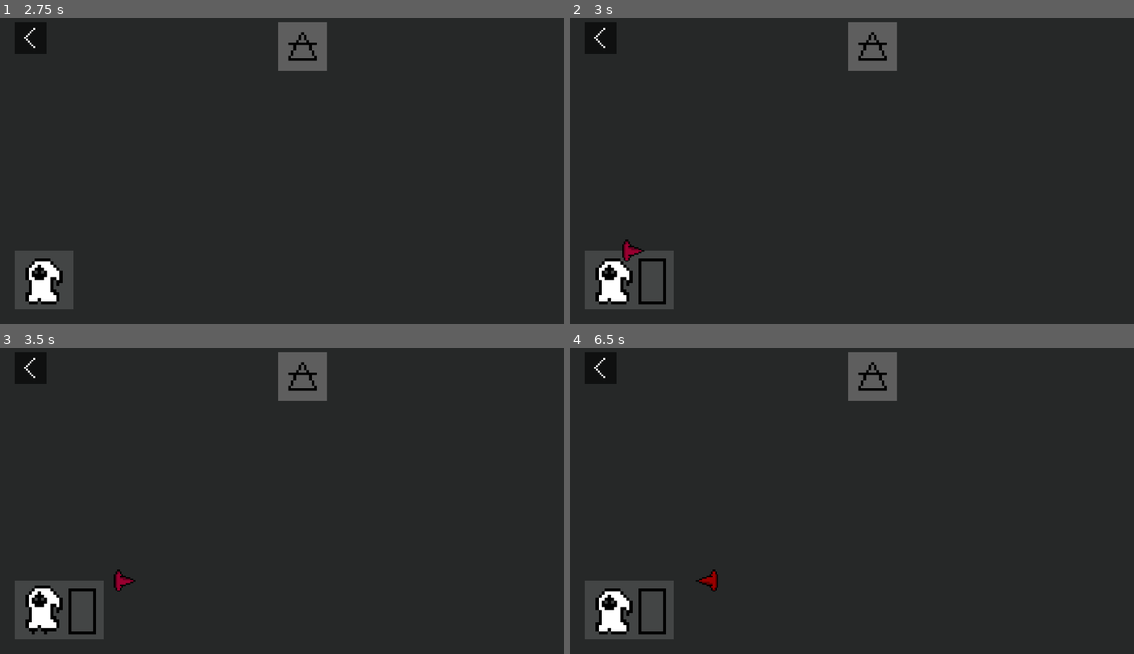
Above: before the commit, frames 1-4 (two rows, left to right).
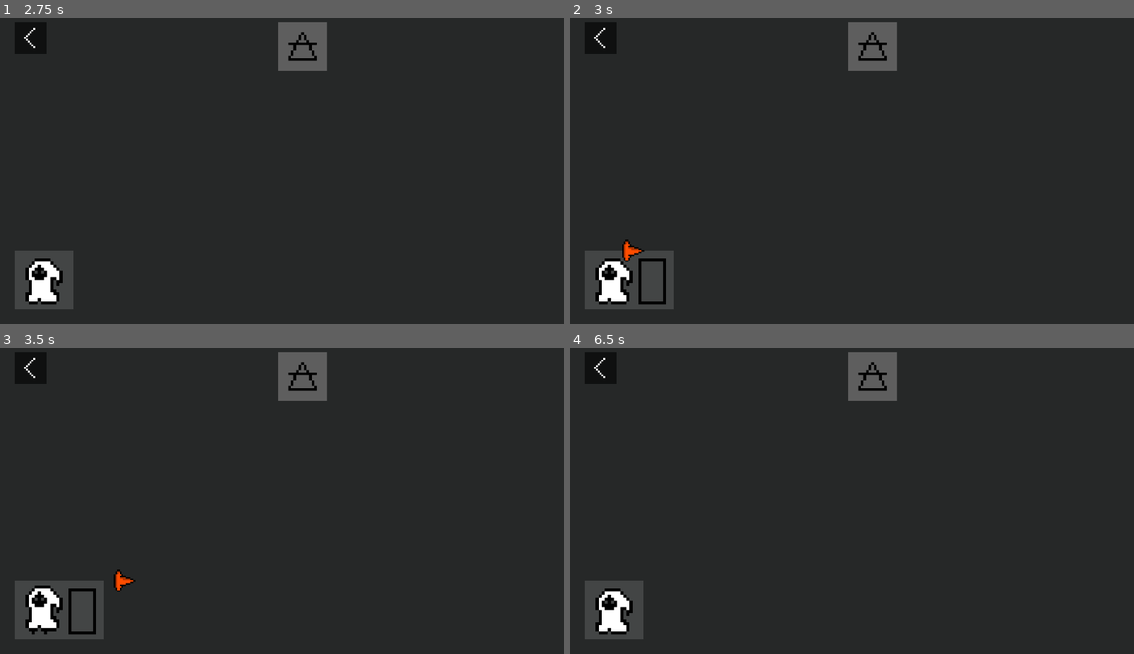
Above: after the commit, the same moments.

Repository: Andreabee0/Witches--Duel
Game: Godot game, scene res://scenes/menu.tscn
Same seed, same stepped clock (60 frames per second), same inputs: the game is played once before the commit and once after it.
Inputs (mouse positions are in pixels of both pictures, inside the frame that each line leads up to):
- Up to frame 1 (2.75 s): click (242, 192) at 0.5 s; click (28, 39) at 1.25 s; click (242, 192) at 2 s
- Up to frame 2 (3 s): tap Enter (ui_accept) at 2.75, 2.85 s; hold Right (move_right, bound only after the commit) from 2.78 s (still down)
- Up to frame 3 (3.5 s): keep holding Right (move_right, bound only after the commit); tap Enter (ui_accept) at 3.02, 3.32 s
- Up to frame 4 (6.5 s): release Right (move_right, bound only after the commit) at 3.53 s; hold Down (move_down, bound only after the commit) 3.53-4.28 s; tap S (look_down) at 3.6 s; tap Enter (ui_accept) at 3.77, 3.8, 4.07, 4.55, 5, 5.27, 5.3, 5.57, 6.02, 6.05, 6.32 s; hold Right (move_right, bound only after the commit) 4.28-5.03 s; tap A (look_left) at 4.35 s; hold Up (move_up, bound only after the commit) 5.03-5.78 s; tap D (look_right) at 5.1 s; hold Left (move_left, bound only after the commit) from 5.78 s (still down); tap W (look_up) at 5.85 s; tap Escape (ui_cancel) at 6.4 s

Frame 1 is identical in both runs. In frame 2, less than 0.1% of the frame differs, in the area x 9-13%, y 73-80%; in frame 3, less than 0.1%; in frame 4, 1.2%, in the area x 12-27%, y 72-96%.

Commit message:
Fix controller ui

Diff:
--- a/project.godot
+++ b/project.godot
@@ -23,8 +23,8 @@
 
 [autoload]
 
+Settings="*res://src/settings.gd"
 Players="*res://src/players.gd"
-Settings="*res://src/settings.gd"
 MultiplayerInput="*res://addons/multiplayer_input/multiplayer_input.gd"
 
 [editor_plugins]
@@ -37,24 +37,42 @@
 
 [input]
 
+ui_accept={
+"deadzone": 0.5,
+"events": [Object(InputEventKey,"resource_local_to_scene":false,"resource_name":"","device":0,"window_id":0,"alt_pressed":false,"shift_pressed":false,"ctrl_pressed":false,"meta_pressed":false,"pressed":false,"keycode":4194309,"physical_keycode":0,"key_label":0,"unicode":0,"location":0,"echo":false,"script":null)
+, Object(InputEventKey,"resource_local_to_scene":false,"resource_name":"","device":0,"window_id":0,"alt_pressed":false,"shift_pressed":false,"ctrl_pressed":false,"meta_pressed":false,"pressed":false,"keycode":4194310,"physical_keycode":0,"key_label":0,"unicode":0,"location":0,"echo":false,"script":null)
+, Object(InputEventKey,"resource_local_to_scene":false,"resource_name":"","device":0,"window_id":0,"alt_pressed":false,"shift_pressed":false,"ctrl_pressed":false,"meta_pressed":false,"pressed":false,"keycode":32,"physical_keycode":0,"key_label":0,"unicode":32,"location":0,"echo":false,"script":null)
+, Object(InputEventJoypadButton,"resource_local_to_scene":false,"resource_name":"","device":-1,"button_index":0,"pressure":0.0,"pressed":true,"script":null)
+]
+}
+ui_cancel={
+"deadzone": 0.5,
+"events": [Object(InputEventKey,"resource_local_to_scene":false,"resource_name":"","device":0,"window_id":0,"alt_pressed":false,"shift_pressed":false,"ctrl_pressed":false,"meta_pressed":false,"pressed":false,"keycode":4194305,"physical_keycode":0,"key_label":0,"unicode":0,"location":0,"echo":false,"script":null)
+, Object(InputEventJoypadButton,"resource_local_to_scene":false,"resource_name":"","device":-1,"button_index":1,"pressure":0.0,"pressed":true,"script":null)
+]
+}
 move_up={
 "deadzone": 0.5,
 "events": [Object(InputEventJoypadMotion,"resource_local_to_scene":false,"resource_name":"","device":-1,"axis":1,"axis_value":-1.0,"script":null)
+, Object(InputEventKey,"resource_local_to_scene":false,"resource_name":"","device":-1,"window_id":0,"alt_pressed":false,"shift_pressed":false,"ctrl_pressed":false,"meta_pressed":false,"pressed":false,"keycode":4194320,"physical_keycode":0,"key_label":0,"unicode":0,"location":0,"echo":false,"script":null)
 ]
 }
 move_down={
 "deadzone": 0.5,
 "events": [Object(InputEventJoypadMotion,"resource_local_to_scene":false,"resource_name":"","device":-1,"axis":1,"axis_value":1.0,"script":null)
+, Object(InputEventKey,"resource_local_to_scene":false,"resource_name":"","device":-1,"window_id":0,"alt_pressed":false,"shift_pressed":false,"ctrl_pressed":false,"meta_pressed":false,"pressed":false,"keycode":4194322,"physical_keycode":0,"key_label":0,"unicode":0,"location":0,"echo":false,"script":null)
 ]
 }
 move_left={
 "deadzone": 0.5,
 "events": [Object(InputEventJoypadMotion,"resource_local_to_scene":false,"resource_name":"","device":-1,"axis":0,"axis_value":-1.0,"script":null)
+, Object(InputEventKey,"resource_local_to_scene":false,"resource_name":"","device":-1,"window_id":0,"alt_pressed":false,"shift_pressed":false,"ctrl_pressed":false,"meta_pressed":false,"pressed":false,"keycode":4194319,"physical_keycode":0,"key_label":0,"unicode":0,"location":0,"echo":false,"script":null)
 ]
 }
 move_right={
 "deadzone": 0.5,
 "events": [Object(InputEventJoypadMotion,"resource_local_to_scene":false,"resource_name":"","device":-1,"axis":0,"axis_value":1.0,"script":null)
+, Object(InputEventKey,"resource_local_to_scene":false,"resource_name":"","device":-1,"window_id":0,"alt_pressed":false,"shift_pressed":false,"ctrl_pressed":false,"meta_pressed":false,"pressed":false,"keycode":4194321,"physical_keycode":0,"key_label":0,"unicode":0,"location":0,"echo":false,"script":null)
 ]
 }
 look_up={
@@ -102,3 +120,15 @@
 "events": [Object(InputEventJoypadButton,"resource_local_to_scene":false,"resource_name":"","device":-1,"button_index":9,"pressure":0.0,"pressed":true,"script":null)
 ]
 }
+multi_ui_accept={
+"deadzone": 0.5,
+"events": [Object(InputEventKey,"resource_local_to_scene":false,"resource_name":"","device":-1,"window_id":0,"alt_pressed":false,"shift_pressed":false,"ctrl_pressed":false,"meta_pressed":false,"pressed":false,"keycode":4194309,"physical_keycode":0,"key_label":0,"unicode":0,"location":0,"echo":false,"script":null)
+, Object(InputEventJoypadButton,"resource_local_to_scene":false,"resource_name":"","device":-1,"button_index":0,"pressure":0.0,"pressed":true,"script":null)
+]
+}
+multi_ui_cancel={
+"deadzone": 0.5,
+"events": [Object(InputEventKey,"resource_local_to_scene":false,"resource_name":"","device":0,"window_id":0,"alt_pressed":false,"shift_pressed":false,"ctrl_pressed":false,"meta_pressed":false,"pressed":false,"keycode":4194305,"physical_keycode":0,"key_label":0,"unicode":0,"location":0,"echo":false,"script":null)
+, Object(InputEventJoypadButton,"resource_local_to_scene":false,"resource_name":"","device":-1,"button_index":1,"pressure":0.0,"pressed":true,"script":null)
+]
+}
--- a/scenes/components/cursor.tscn
+++ b/scenes/components/cursor.tscn
@@ -1,7 +1,7 @@
 [gd_scene load_steps=3 format=3 uid="uid://ddxtnk4hjhypd"]
 
-[ext_resource type="Texture2D" uid="uid://c873bkcyaenva" path="res://sprites/cursor.png" id="1_bxxcc"]
 [ext_resource type="Script" path="res://src/menu/cursor.gd" id="1_kb15d"]
+[ext_resource type="Texture2D" uid="uid://cmbxttr7bifim" path="res://sprites/menu/cursor.png" id="2_7bua6"]
 
 [node name="Cursor" type="Node2D"]
 script = ExtResource("1_kb15d")
@@ -9,4 +9,4 @@
 [node name="Sprite" type="Sprite2D" parent="."]
 texture_filter = 1
 scale = Vector2(3, 3)
-texture = ExtResource("1_bxxcc")
+texture = ExtResource("2_7bua6")
--- a/src/menu/cursor.gd
+++ b/src/menu/cursor.gd
@@ -30,4 +30,4 @@
 func get_move_vector() -> Vector2:
 	if not selections:
 		return Vector2.ZERO
-	return selections.device.get_vector("ui_left", "ui_right", "ui_up", "ui_down")
+	return selections.device.get_vector("move_left", "move_right", "move_up", "move_down")
--- a/src/menu/perk_select.gd
+++ b/src/menu/perk_select.gd
@@ -36,7 +36,7 @@
 		var device := Players.get_device_at(i)
 		var display := player_displays[i]
 		if Players.is_device_joined(device):
-			display.set_color(Color.RED)
+			display.set_color(Players.get_color_for_joined(device))
 			display.perk_slots = 1
 			display.set_selections(Players.get_selections_for_joined(device))
 		else:
--- a/src/menu/player_display.gd
+++ b/src/menu/player_display.gd
@@ -63,14 +63,16 @@
 		Util.checked_connect(selections.changed, selections_changed)
 		if not cursor:
 			cursor = BASE_CURSOR.instantiate()
-			add_child(cursor)
+			get_tree().root.add_child(cursor)
 			var starting_anchor: Control = $Margin/MainContainer/PlayerSprites
 			cursor.global_position = (
 				starting_anchor.global_position + starting_anchor.size * Vector2(0.4, -0.1)
 			)
+			cursor.color = color
 		cursor.selections = selections
 	elif cursor:
 		cursor.queue_free()
+		cursor = null
 
 
 func selections_changed() -> void:
--- a/src/menu/player_selectable.gd
+++ b/src/menu/player_selectable.gd
@@ -58,7 +58,7 @@
 			var selections: Selections = Players.selections[device_id]
 			if (
 				get_global_rect().has_point(selections.cursor_position)
-				and selections.device.is_action_just_released("ui_accept")
+				and selections.device.is_action_just_released("multi_ui_accept")
 			):
 				set_player_selected(device_id, not players.has(device_id))
 				on_pressed.emit(device_id)
--- a/src/player.gd
+++ b/src/player.gd
@@ -30,7 +30,7 @@
 
 
 func get_movement_vector() -> Vector2:
-	return Input.get_vector("ui_left", "ui_right", "ui_up", "ui_down").normalized()
+	return Input.get_vector("move_left", "move_right", "move_up", "move_down").normalized()
 
 
 func flip_left() -> void:
--- a/src/players.gd
+++ b/src/players.gd
@@ -63,12 +63,14 @@
 		if device.is_keyboard() and not Settings.include_keyboard:
 			continue
 		if device.device in selections:
-			if device.is_action_just_released("ui_cancel"):
-				selections.erase(device)
-				colors.erase(device)
+			if device.is_action_just_released("multi_ui_cancel"):
+				print("device ", device.device, " left")
+				selections.erase(device.device)
+				colors.erase(device.device)
 				changed = true
 		else:
-			if device.is_action_just_pressed("ui_accept"):
+			if device.is_action_just_pressed("multi_ui_accept"):
+				print("device ", device.device, " joined")
 				selections[device.device] = Selections.new(device)
 				colors[device.device] = next_color()
 				changed = true
Binary file removed: sprites/cursor.png
Not shown, removed: sprites/cursor.png.import
Renamed: sprites/cursor2.png -> sprites/menu/cursor.png
Not shown, changed: sprites/menu/cursor.png.import
